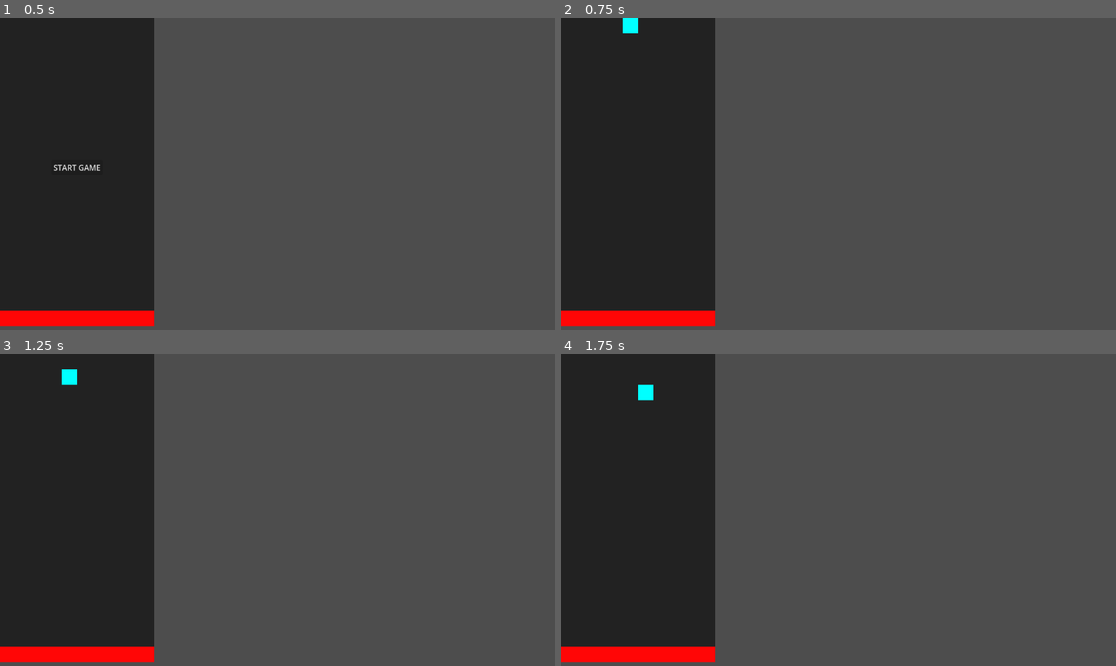
Above: before the commit, frames 1-4 (two rows, left to right).
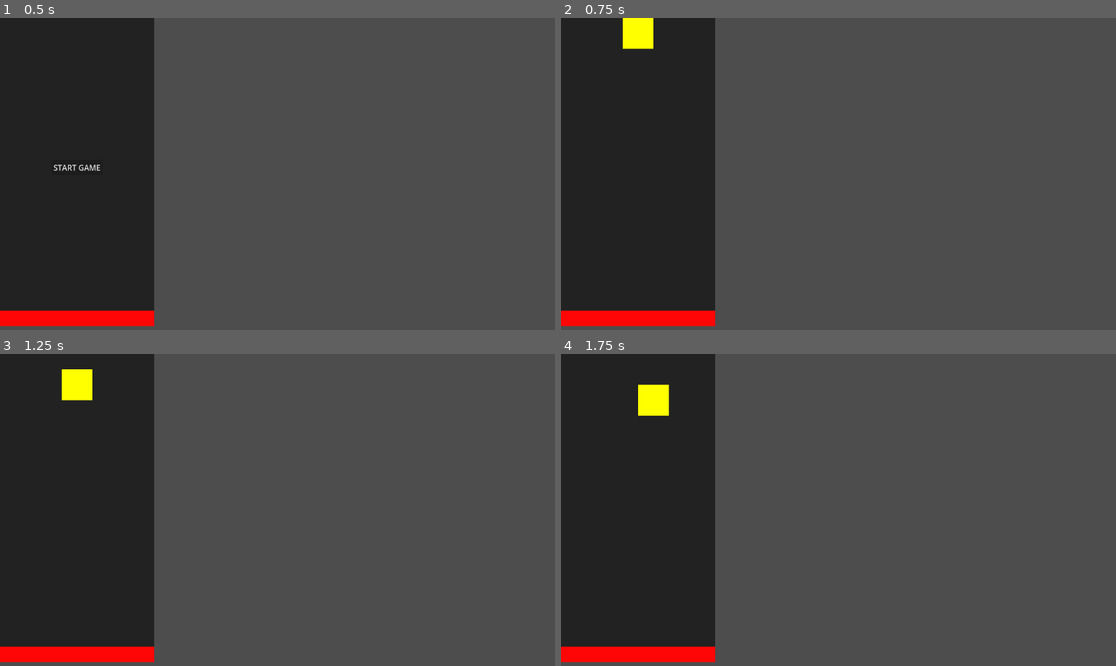
Above: after the commit, the same moments.

Repository: gitbrent/godot-gravity-grid
Game: Godot game, scene res://scenes/game.tscn
The game is run twice, just before and just after one commit, with the same random seed, the same clock (stepped at 60 frames per second) and the same inputs.
Inputs:
- Up to frame 1 (0.5 s): no input
- Up to frame 2 (0.75 s): click "START GAME" at 0.5 s
- Up to frame 3 (1.25 s): no input
- Up to frame 4 (1.75 s): hold Right (ui_right) from 1.28 s (still down)

Frame 1 is identical in both runs. In frame 2, 0.6% of the frame differs, in the area x 11-17%, y 0-11%; in frame 3, 0.6%; in frame 4, 0.6%, in the area x 13-20%, y 9-20%.

Commit message:
added random piece spawn and rotation

Diff:
--- a/scenes/game.gd
+++ b/scenes/game.gd
@@ -1,20 +1,33 @@
 extends Node2D
 
-# Config
 const CELL_SIZE = 32
-const GRID_WIDTH = 10 * CELL_SIZE  # 320 px
-const FLOOR_Y = 19 * CELL_SIZE     # 608 px (Row 19)
+const GRID_WIDTH = 10 * CELL_SIZE
+const FLOOR_Y = 19 * CELL_SIZE
+var current_shape_key: String = ""
 
-# Nodes
-@onready var piece: ColorRect = $ActivePiece
+# --- DATA ---
+const TETROMINOES = {
+	"I": [Vector2i(-1, 0), Vector2i(0, 0), Vector2i(1, 0), Vector2i(2, 0)],
+	"O": [Vector2i(0, 0), Vector2i(1, 0), Vector2i(0, 1), Vector2i(1, 1)],
+	"T": [Vector2i(-1, 0), Vector2i(0, 0), Vector2i(1, 0), Vector2i(0, 1)],
+	"S": [Vector2i(0, 1), Vector2i(1, 1), Vector2i(-1, 0), Vector2i(0, 0)],
+	"Z": [Vector2i(-1, 1), Vector2i(0, 1), Vector2i(0, 0), Vector2i(1, 0)],
+	"J": [Vector2i(-1, -1), Vector2i(-1, 0), Vector2i(0, 0), Vector2i(1, 0)],
+	"L": [Vector2i(1, -1), Vector2i(-1, 0), Vector2i(0, 0), Vector2i(1, 0)]
+}
+
+const COLORS = {
+	"I": Color.CYAN, "O": Color.YELLOW, "T": Color.PURPLE,
+	"S": Color.GREEN, "Z": Color.RED, "J": Color.BLUE, "L": Color.ORANGE
+}
+
+@onready var piece: Node2D = $ActivePiece
 @onready var timer: Timer = $GravityTimer
 @onready var btn: Button = $StartButton
 
 func _ready() -> void:
 	btn.pressed.connect(_on_start_pressed)
 	timer.timeout.connect(_on_gravity_tick)
-
-	# Initial Setup
 	btn.text = "START GAME"
 
 func _on_start_pressed() -> void:
@@ -22,54 +35,104 @@
 	spawn_piece()
 
 func spawn_piece() -> void:
-	# Start at top-middle (approx column 4)
+	for child in piece.get_children():
+		child.queue_free()
+
+	var keys = TETROMINOES.keys()
+
+	# 1. Pick a random shape
+	current_shape_key = keys.pick_random()
+	var shape_data = TETROMINOES[current_shape_key]
+	var shape_color = COLORS[current_shape_key]
+
+	# 2. Clear old blocks from the container
+	for child in piece.get_children():
+		child.queue_free()
+
+	# 3. Create the 4 blocks
+	for grid_pos in shape_data:
+		var block = ColorRect.new()
+		block.size = Vector2(CELL_SIZE, CELL_SIZE)
+		block.color = shape_color
+		# Important: Position the block relative to the container
+		block.position = Vector2(grid_pos.x * CELL_SIZE, grid_pos.y * CELL_SIZE)
+		piece.add_child(block)
+
+	# 4. Position the container at the top center
 	piece.position = Vector2(4 * CELL_SIZE, 0)
-	piece.show()
-	piece.color = Color.CYAN
 	timer.start()
 
-# --- INPUT HANDLING ---
-func _unhandled_input(event: InputEvent) -> void:
-	# Only allow input if the game is running (timer is active)
-	if timer.is_stopped():
+func rotate_piece() -> void:
+	# 1. The "O" piece (Square) never rotates
+	if current_shape_key == "O":
 		return
 
-	if event.is_action_pressed("ui_left"):
-		move_piece(Vector2.LEFT)
-	elif event.is_action_pressed("ui_right"):
-		move_piece(Vector2.RIGHT)
-	elif event.is_action_pressed("ui_down"):
-		move_piece(Vector2.DOWN)
-	# Note: "ui_up" usually rotates, we'll add that later
+	# 2. Calculate new positions for all child blocks
+	var new_positions = []
+	for block in piece.get_children():
+		# Get local position relative to the pivot (ActivePiece center)
+		var old_pos = block.position
 
-# --- CORE MOVEMENT LOGIC ---
+		# 90-degree clockwise rotation formula for Godot (Y is down)
+		# x' = -y
+		# y' = x
+		var new_x = -old_pos.y
+		var new_y = old_pos.x
+		new_positions.append(Vector2(new_x, new_y))
+
+	# 3. Validation Check
+	# We must check if these new local positions + the global piece offset are valid
+	for local_pos in new_positions:
+		var global_pos = piece.position + local_pos
+
+		# Wall Checks
+		if global_pos.x < 0 or global_pos.x >= GRID_WIDTH:
+			return # Wall Kick could go here later, for now just block it
+
+		# Floor Check
+		if global_pos.y >= FLOOR_Y:
+			return
+
+	# 4. Commit the Rotation
+	var i = 0
+	for block in piece.get_children():
+		block.position = new_positions[i]
+		i += 1
+
+func _unhandled_input(event: InputEvent) -> void:
+	if timer.is_stopped(): return
+
+	if event.is_action_pressed("ui_left"): move_piece(Vector2.LEFT)
+	elif event.is_action_pressed("ui_right"): move_piece(Vector2.RIGHT)
+	elif event.is_action_pressed("ui_down"): move_piece(Vector2.DOWN)
+	elif event.is_action_pressed("ui_up"): rotate_piece()
+
 func _on_gravity_tick() -> void:
 	move_piece(Vector2.DOWN)
 
 func move_piece(dir: Vector2) -> void:
-	# 1. Calculate the hypothetical new position
-	var current_pos = piece.position
-	var target_pos = current_pos + (dir * CELL_SIZE)
+	var target_pos = piece.position + (dir * CELL_SIZE)
 
-	# 2. Wall Checks (Left/Right limits)
-	# The piece position is its Top-Left corner.
-	# So valid X is 0 up to (Width - PieceWidth)
-	if target_pos.x < 0 or target_pos.x >= GRID_WIDTH:
-		return # Ignore this input, it's hitting a wall
+	# COLLISION CHECK: Loop through every block in the piece
+	for block in piece.get_children():
+		# Calculate where this specific block would be in Global/Board space
+		var block_global_pos = target_pos + block.position
 
-	# 3. Floor/Lock Check
-	# If we are moving DOWN and hit the floor
-	if dir == Vector2.DOWN and target_pos.y >= FLOOR_Y:
-		lock_piece()
-		return
+		# Check Walls
+		if block_global_pos.x < 0 or block_global_pos.x >= GRID_WIDTH:
+			return # Hit wall
 
-	# 4. Commit the Move
+		# Check Floor
+		if block_global_pos.y >= FLOOR_Y:
+			if dir == Vector2.DOWN:
+				lock_piece()
+			return # Hit floor
+
+	# If loop finishes with no returns, the move is valid
 	piece.position = target_pos
 
 func lock_piece() -> void:
-	print("Locked at: ", piece.position)
+	print("Locked!")
 	timer.stop()
-
-	# Loop for MVP
 	btn.text = "RESTART"
 	btn.show()
--- a/scenes/game.tscn
+++ b/scenes/game.tscn
@@ -16,11 +16,7 @@
 offset_bottom = 640.0
 color = Color(1, 0.023529412, 0.023529412, 1)
 
-[node name="ActivePiece" type="ColorRect" parent="." unique_id=824237910]
-visible = false
-offset_right = 32.0
-offset_bottom = 32.0
-color = Color(0.003921569, 0.654902, 1, 1)
+[node name="ActivePiece" type="Node2D" parent="." unique_id=189349518]
 
 [node name="GravityTimer" type="Timer" parent="." unique_id=859660342]
 wait_time = 0.5
